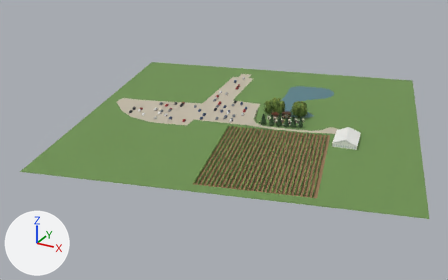
Two versions of the glTF model venue-scene.glb, one commit apart.
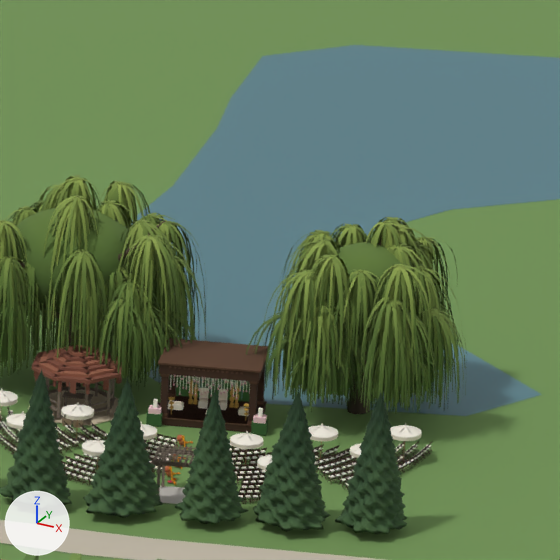
Each version appears first whole from a 50 mm camera at (194.7, -467.6, 198.6) aimed at (-41.6, -37.9, -16.3), and next in a close-up on the part from 60% to 71% of the width and 29% to 46% of the height. Lighting does not change. The marker at lower left points along +X, +Y and +Z. The first two pictures are the older version. Where no turn or scale is listed for an object, it has been applied to the vertices. Vertices at exactly the same position are counted once.

Names of what the first close-up shows: 'Willow Springs ceremony'.
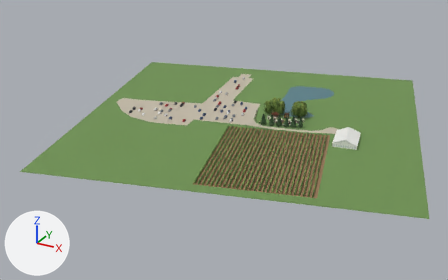
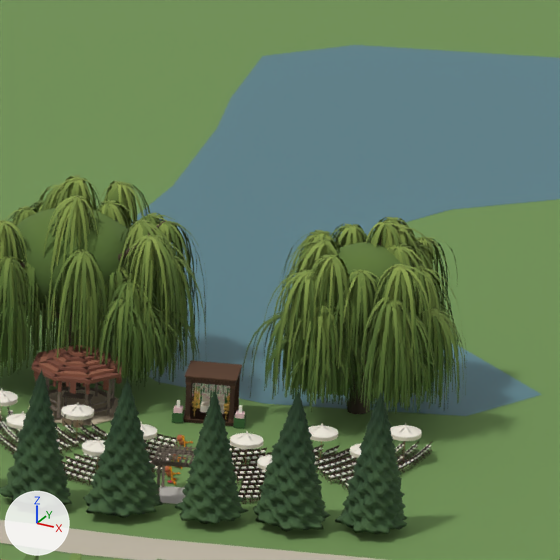
Location of each change, (x1, y1, x2, y2) in pixels of the close-ups (560 x 560 px; the box of a moved part takes in the faces that stretch with it):
part 1 of me_mesh_0, moved or reshaped (not visible afterwards): before (242, 381, 250, 402)
part 2 of me_mesh_0, moved or reshaped (not visible afterwards): before (201, 378, 211, 399)
part 3 of me_mesh_0, deleted: before (146, 338, 268, 436)
part 4 of me_mesh_0, moved or reshaped: before (158, 367, 266, 432); after (172, 360, 246, 429)

Diff of the bpy script that builds the scene:
```diff
--- a/venue-scene.glb.py
+++ b/venue-scene.glb.py
@@ me_mesh_0 @@
 # used by ob_willow_springs_ceremony; location = (-26.28, -17.59, 7.51)
-me_mesh_0.from_pydata(...)  # 322882 vertices, 529600 faces; spans x -172.0..172.0, y -172.0..172.0, z -8.0..8.0
+me_mesh_0.from_pydata(...)  # 322037 vertices, 528328 faces; spans x -172.0..172.0, y -172.0..172.0, z -8.0..8.0
+# me_mesh_0 part 1: the loose piece of 8 vertices spanning x 28.0..29.0, y 18.0, z -7.0..-5.0 is moved by (0.0, -1.0, -1.0), in mat_mandap_1_m_woodtrim (brown #5c3e2a)
+# me_mesh_0 part 2: the loose piece of 8 vertices spanning x 25.0..26.0, y 17.0, z -7.0..-5.0 is moved by (0.0, -1.0, 0.0), in mat_mandap_3_m_rosebud (pink #e9acb7)
+# me_mesh_0 part 3: 150 loose pieces with 1223 vertices, spanning x 23.0..32.0, y 11.0..19.0, z -7.0..-3.0, are deleted
+# me_mesh_0 part 4: 499 vertices moved from x 23.0..31.0, y 12.0..18.0, z -7.0..-4.0 to x 25.0..30.0, y 13.0..17.0, z -7.0..-4.0; 269 vertices removed from x 22.0..31.0, y 12.0..18.0, z -7.0..-4.0; 647 vertices added at x 25.0..30.0, y 13.0..17.0, z -7.0..-4.0
+# other edits to the shape of me_mesh_0 do not show in these pictures
 me_mesh_0.materials.append(mat_ground_0)
```
